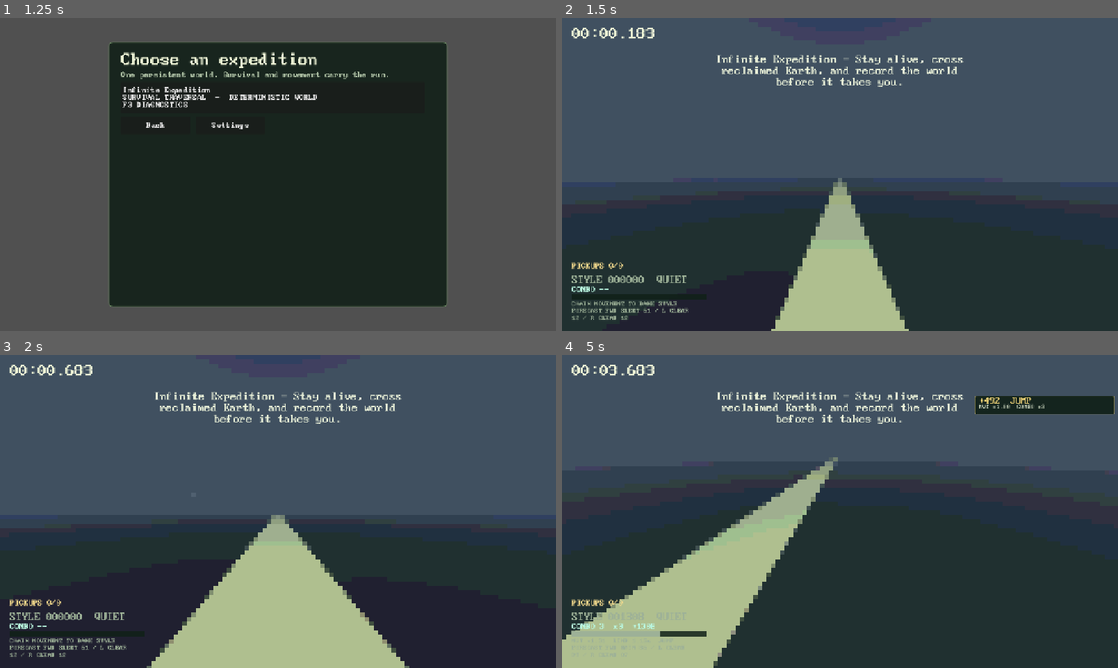
Above: before the commit, frames 1-4 (two rows, left to right).
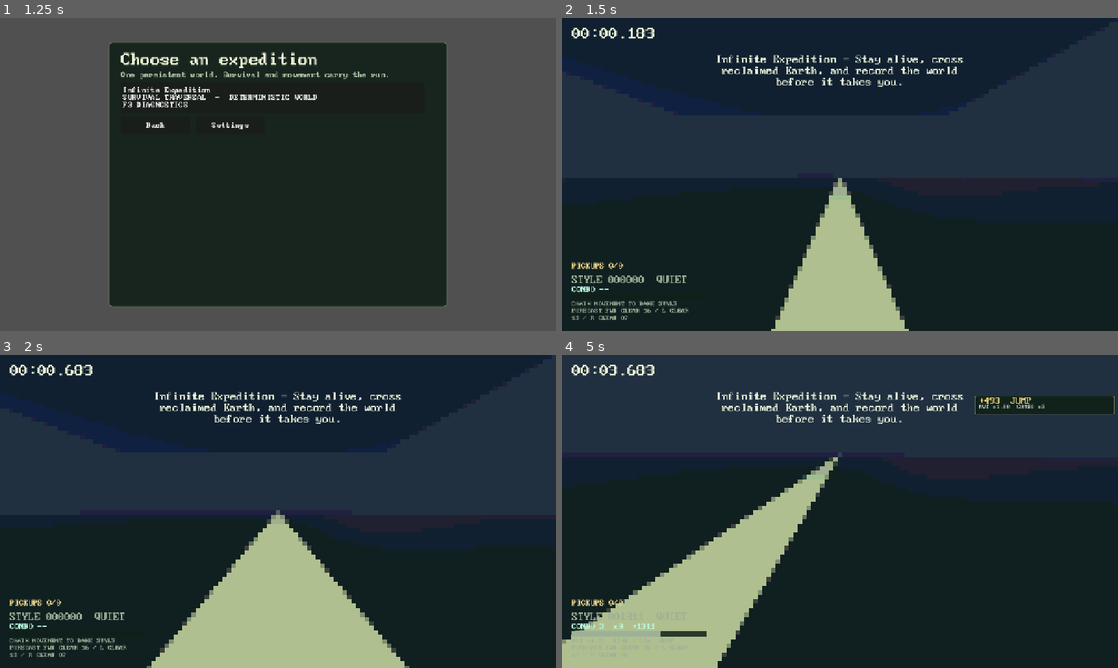
Above: after the commit, the same moments.

Repository: gongahkia/hot-cross-buns
Game: Godot game, scene res://scenes/main.tscn
Two runs of this game, one before a commit and one after it. Both use one fixed random seed, a clock stepped at 60 frames per second and the inputs below.
Inputs (mouse positions are in pixels of both pictures, inside the frame that each line leads up to):
- Up to frame 1 (1.25 s): click "Choose a journey" at 0.5 s
- Up to frame 2 (1.5 s): click "Infinite Expedition SURVIVAL …" at 1.25 s
- Up to frame 3 (2 s): no input
- Up to frame 4 (5 s): tap Enter at 2 s; move the mouse to (867, 511) at 2.02 s; hold W (move_forward) from 2.03 s (still down); tap 7 (build_platform) at 2.1 s; click (867, 511) at 2.17 s; tap Space (jump) at 2.27, 3.02, 4.52 s; move the mouse to (812, 511) at 2.77 s; tap 6 (build_shelter) at 2.85 s; move the mouse to (851, 505) at 3.52 s; tap 2 (collect_water) at 3.6 s; move the mouse to (834, 517) at 4.27 s; tap 1 (consume_food) at 4.35 s; click (834, 517) at 4.42 s

Frame 1 is identical in both runs. In frame 2, 63% of the frame differs, in the area x 0-100%, y 0-97%; in frame 3, 56%; in frame 4, 51%.

Commit message:
brouthgithome

Diff:
--- a/scripts/world_megastructure_generator.gd
+++ b/scripts/world_megastructure_generator.gd
@@ -7,7 +7,7 @@
 const ROUTE_VALIDATOR := preload("res://scripts/world_megastructure_route_validator.gd")
 
 const MEGACELL_SIZE := 4096
-const DESCRIPTOR_SCHEMA_VERSION := 11
+const DESCRIPTOR_SCHEMA_VERSION := 12
 const ARCHETYPE_ID := "ruined_transcontinental_spine"
 const ARCHETYPE_VERSION := 1
 const GENERATOR_SCHEMA_VERSION := GENERATION_IDENTITY.GENERATOR_SCHEMA_VERSION
@@ -65,11 +65,6 @@
 	var survival_opportunities := _survival_opportunities(survival_detour, hydrology)
 	var descriptor := {
 		"archetype": {"id": ARCHETYPE_ID, "version": ARCHETYPE_VERSION},
-		"construction_elements": construction_elements,
-		"damage": damage,
-		"ecology": ecology,
-		"epochs": epochs,
-		"hydrology": hydrology,
 		"entry": {
 			"approach_anchor": _point(approach),
 			"entry_id": route_prefix + ":entry",
@@ -100,10 +95,29 @@
 			"structure_id": str(identity.structure_id),
 			"type": "sector",
 		}],
-		"survival_opportunities": survival_opportunities,
 		"type": "megastructure",
 		"world_bounds": opening_bounds,
 	}
+	var route_validation_stages: Array = []
+	var previous_stage := descriptor.duplicate(true)
+	descriptor["epochs"] = epochs
+	route_validation_stages.append(_route_validation_stage("construction_epochs", previous_stage, descriptor))
+	previous_stage = descriptor.duplicate(true)
+	descriptor["construction_elements"] = construction_elements
+	route_validation_stages.append(_route_validation_stage("construction_elements", previous_stage, descriptor))
+	previous_stage = descriptor.duplicate(true)
+	descriptor["damage"] = damage
+	route_validation_stages.append(_route_validation_stage("constrained_damage", previous_stage, descriptor))
+	previous_stage = descriptor.duplicate(true)
+	descriptor["hydrology"] = hydrology
+	route_validation_stages.append(_route_validation_stage("infrastructure_hydrology", previous_stage, descriptor))
+	previous_stage = descriptor.duplicate(true)
+	descriptor["ecology"] = ecology
+	route_validation_stages.append(_route_validation_stage("ecological_reclamation", previous_stage, descriptor))
+	previous_stage = descriptor.duplicate(true)
+	descriptor["survival_opportunities"] = survival_opportunities
+	route_validation_stages.append(_route_validation_stage("utility_survival", previous_stage, descriptor))
+	descriptor["route_validation_stages"] = route_validation_stages
 	descriptor["canonical_hash"] = HASH.canonical_hash(descriptor)
 	assert(bool(ROUTE_VALIDATOR.validate_baseline_entry(descriptor).get("valid", false)), "generated megastructure baseline entry route is invalid")
 	assert(bool(ROUTE_VALIDATOR.validate_expressive_route(descriptor).get("valid", false)), "generated megastructure expressive route is invalid")
@@ -114,7 +128,13 @@
 	assert(bool(ROUTE_VALIDATOR.validate_hydrology_constraints(descriptor).get("valid", false)), "generated megastructure hydrology constraints are invalid")
 	assert(bool(ROUTE_VALIDATOR.validate_ecology_constraints(descriptor).get("valid", false)), "generated megastructure ecology constraints are invalid")
 	assert(bool(ROUTE_VALIDATOR.validate_survival_opportunities(descriptor).get("valid", false)), "generated megastructure survival opportunities are invalid")
+	assert(bool(ROUTE_VALIDATOR.validate_transformation_stages(descriptor).get("valid", false)), "generated megastructure transformation stages are invalid")
 	return descriptor
+
+func _route_validation_stage(stage_id: String, before: Dictionary, after: Dictionary) -> Dictionary:
+	var validation := ROUTE_VALIDATOR.validate_transformation_stage(before, after, stage_id)
+	assert(bool(validation.get("valid", false)), "megastructure mandatory route changed during " + stage_id)
+	return {"checks":ROUTE_VALIDATOR.TRANSFORMATION_STAGE_CHECKS.duplicate(),"mandatory_route_hash":ROUTE_VALIDATOR.mandatory_route_hash(after),"stage_id":stage_id,"type":"route_validation_stage","validation_schema":ROUTE_VALIDATOR.TRANSFORMATION_STAGE_SCHEMA}
 
 func _construction_epochs() -> Array:
 	return [
--- a/scripts/world_megastructure_generator_test.gd
+++ b/scripts/world_megastructure_generator_test.gd
@@ -6,11 +6,11 @@
 const SEED := 20260731
 const CELLS := [Vector3i(-2, 0, 1), Vector3i(-1, 0, -3), Vector3i(0, 0, 0), Vector3i(4, 0, -2), Vector3i(7, 0, 5)]
 const EXPECTED_HASHES := {
-	"-2:0:1": "0bfe592e128e18a3f8d5eeb095f60b1536b26c133400d4adef6df07571683ba9",
-	"-1:0:-3": "1712e852a59ea3c8992f3d37727e815d9ad6d0eb31b362ac40e0070cad2092cb",
-	"0:0:0": "3527197bb9c7bbddfe91c69ec6bb6423763d8440e8fc4aacb25f5c69d6da4d81",
-	"4:0:-2": "37512e9fb3163fa1c460e11ce5e22e08555036610dcfa8a9a3a8e5ff065061a1",
-	"7:0:5": "ab9c1a1983ad7c5331b0a30aa929ecc55992caa9773debadb6b59a42d2d12039",
+	"-2:0:1": "78b46d2bf4fb8f0b5887980d426675fbc17b639793acf78ad658fcd9bcce796f",
+	"-1:0:-3": "e25a3dbc34bd347bbf35f68246d3a7d516611cf983ebcc13f6e87739c6ceaf3a",
+	"0:0:0": "9ea265eca3f4679cd686eb3427db7a649adc919b1806bf08c3e338544ba940ad",
+	"4:0:-2": "b9dc557f58c820e6bdbe495accaac11553cbf565d68c042276bf06a5e90ba905",
+	"7:0:5": "85e35ddf562582804b732eb9c2c3affec2c90419a12a33a4237c1caba867e87a",
 }
 var failed := false
 
@@ -47,13 +47,14 @@
 	var routes: Array = descriptor.get("routes", [])
 	var reveals: Array = descriptor.get("reveals", [])
 	var interior: Dictionary = descriptor.get("interior", {})
-	_expect(str(descriptor.type) == "megastructure" and str(ide …(104 unchanged characters)… identity.descriptor_schema_version) == 11 and str(identity.generator_schema_versi …(200 unchanged characters)…
+	_expect(str(descriptor.type) == "megastructure" and str(ide …(104 unchanged characters)… identity.descriptor_schema_version) == 12 and str(identity.generator_schema_versi …(200 unchanged characters)…
 	_assert_epochs(descriptor.get("epochs", []))
 	_assert_construction_elements(descriptor.get("construction_elements", []))
 	_assert_damage(descriptor.get("damage", []))
 	_assert_hydrology(descriptor.get("hydrology", []))
 	_assert_ecology(descriptor.get("ecology", []))
 	_assert_survival_opportunities(descriptor.get("survival_opportunities", []))
+	_assert_route_validation_stages(descriptor.get("route_validation_stages", []))
 	_expect(str(interior.terrain_mode) == "flat_enclosed_floor" and int(interior.floor_y) == 24 and int(interior.ceiling_y) == 100, "interior floor contract drifted")
 	_expect(str(entry.entry_type) == "elevated_spine_underpass" and (entry.approach_anchor as Array).size() == 3 and (entr …(341 unchanged characters)…
 	_expect(routes.size() == 3 and _route_exists(routes, "baseline", "walk", true) and _route_exists(routes, "expressive", "grapple", false) and _route_exists(routes, "survival", "walk", false) and str(routes[0].sector_id).ends_with(":sector"), "opening route descriptor contract drifted")
@@ -131,6 +132,14 @@
 	var opportunity: Dictionary = opportunities[0]
 	_expect(str(opportunity.get("type", "")) == "survival_opportunity" and str(opportunity.get("opportunity_type", "")) == …(375 unchanged characters)…
 
+func _assert_route_validation_stages(stages: Array) -> void:
+	var stage_ids: Array = []
+	for stage: Dictionary in stages:
+		stage_ids.append(str(stage.get("stage_id", "")))
+	_expect(stage_ids == ["construction_epochs", "construction_elements", "constrained_damage", "infrastructure_hydrology", "ecological_reclamation", "utility_survival"], "route validation stage order drifted")
+	for stage: Dictionary in stages:
+		_expect(str(stage.get("type", "")) == "route_validation_stage" and stage.get("checks", []) == ["mandatory_route_preservation"] and not str(stage.get("mandatory_route_hash", "")).is_empty(), "route validation stage contract drifted")
+
 func _expect(condition: bool, message: String) -> void:
 	if condition:
 		return
--- a/scripts/world_megastructure_route_validator.gd
+++ b/scripts/world_megastructure_route_validator.gd
@@ -2,6 +2,7 @@
 extends RefCounted
 
 const PLAYER := preload("res://scripts/player.gd")
+const HASH := preload("res://scripts/world_megastructure_hash.gd")
 
 const SCHEMA := "megastructure-route-envelope/v2"
 const BASELINE_ENTRY_SCHEMA := "megastructure-baseline-entry-validation/v1"
@@ -13,6 +14,9 @@
 const HYDROLOGY_CONSTRAINT_SCHEMA := "megastructure-hydrology-constraint-validation/v1"
 const ECOLOGY_CONSTRAINT_SCHEMA := "megastructure-ecology-constraint-validation/v1"
 const SURVIVAL_OPPORTUNITY_SCHEMA := "megastructure-survival-opportunity-validation/v1"
+const TRANSFORMATION_STAGE_SCHEMA := "megastructure-transformation-stage-validation/v1"
+const TRANSFORMATION_STAGE_IDS := ["construction_epochs", "construction_elements", "constrained_damage", "infrastructure_hydrology", "ecological_reclamation", "utility_survival"]
+const TRANSFORMATION_STAGE_CHECKS := ["mandatory_route_preservation"]
 const GRAPPLE_ANCHOR_HEIGHT := 12
 const RECOVERY_HORIZONTAL_CLEARANCE := 2.0
 const RECOVERY_HEADROOM := 2.0
@@ -218,6 +222,40 @@
 		issues.append("visibility_invalid_after_damage")
 	return _preservation_result(issues)
 
+static func mandatory_route_contract(descriptor: Dictionary) -> Dictionary:
+	var entry: Dictionary = descriptor.get("entry", {})
+	var required_route_ids: Array = entry.get("required_route_ids", [])
+	var routes: Array = []
+	for route_id_value: Variant in required_route_ids:
+		var route := _route_by_id(descriptor.get("routes", []), str(route_id_value))
+		routes.append({"end_anchor":route.get("end_anchor", []),"mandatory":bool(route.get("mandatory", false)),"movement_mode":str(route.get("movement_mode", "")),"route_id":str(route.get("route_id", "")),"start_anchor":route.get("start_anchor", []),"waypoints":route.get("waypoints", [])})
+	return {"required_route_ids":required_route_ids.duplicate(true),"routes":routes}
+
+static func mandatory_route_hash(descriptor: Dictionary) -> String:
+	return HASH.canonical_hash(mandatory_route_contract(descriptor))
+
+static func validate_transformation_stage(before: Dictionary, after: Dictionary, stage_id: String) -> Dictionary:
+	var issues: Array = []
+	if stage_id not in TRANSFORMATION_STAGE_IDS:
+		issues.append("transformation_stage_id_invalid")
+	if not bool(validate_route_preservation(before, after).get("valid", false)):
+		issues.append("transformation_stage_mandatory_route_changed")
+	return _transformation_stage_result(stage_id, issues)
+
+static func validate_transformation_stages(descriptor: Dictionary) -> Dictionary:
+	var issues: Array = []
+	var stages: Array = descriptor.get("route_validation_stages", [])
+	var mandatory_hash := mandatory_route_hash(descriptor)
+	if stages.size() != TRANSFORMATION_STAGE_IDS.size():
+		issues.append("transformation_stage_count_invalid")
+	for index in range(mini(stages.size(), TRANSFORMATION_STAGE_IDS.size())):
+		var stage: Dictionary = stages[index]
+		if str(stage.get("type", "")) != "route_validation_stage" or str(stage.get("stage_id", "")) != str(TRANSFORMATION_STAGE_IDS[index]) or stage.get("checks", []) != TRANSFORMATION_STAGE_CHECKS or str(stage.get("validation_schema", "")) != TRANSFORMATION_STAGE_SCHEMA:
+			issues.append("transformation_stage_contract_invalid")
+		if str(stage.get("mandatory_route_hash", "")) != mandatory_hash:
+			issues.append("transformation_stage_route_hash_invalid")
+	return _transformation_stages_result(issues)
+
 static func validate_damage_constraints(descriptor: Dictionary) -> Dictionary:
 	var issues: Array = []
 	var elements := {}
@@ -459,3 +497,9 @@
 
 static func _survival_result(issues: Array) -> Dictionary:
 	return {"issues":issues,"schema":SURVIVAL_OPPORTUNITY_SCHEMA,"valid":issues.is_empty()}
+
+static func _transformation_stage_result(stage_id: String, issues: Array) -> Dictionary:
+	return {"issues":issues,"schema":TRANSFORMATION_STAGE_SCHEMA,"stage_id":stage_id,"valid":issues.is_empty()}
+
+static func _transformation_stages_result(issues: Array) -> Dictionary:
+	return {"issues":issues,"schema":TRANSFORMATION_STAGE_SCHEMA,"valid":issues.is_empty()}
--- a/scripts/world_megastructure_route_validator_test.gd
+++ b/scripts/world_megastructure_route_validator_test.gd
@@ -23,6 +23,7 @@
 	_assert_hydrology_constraint_validation()
 	_assert_ecology_constraint_validation()
 	_assert_survival_opportunity_validation()
+	_assert_transformation_stage_validation()
 	var copy := VALIDATOR.envelope("jump")
 	copy["max_horizontal"] = 999.0
 	_expect(float(VALIDATOR.envelope("jump").get("max_horizontal", 0.0)) == 6.0 and VALIDATOR.envelope("missing").is_empty(), "route envelope isolation drifted")
@@ -193,6 +194,18 @@
 	(wrong_warmth.survival_opportunities[0] as Dictionary)["warmth_recovery_basis_points"] = 0
 	_expect("survival_opportunity_source_invalid" in VALIDATOR.validate_survival_opportunities(wrong_warmth).get("issues", []), "survival opportunity disconnected from route recovery was accepted")
 
+func _assert_transformation_stage_validation() -> void:
+	var source := GENERATOR.new(20260731).generate(Vector3i.ZERO)
+	var valid := VALIDATOR.validate_transformation_stages(source)
+	_expect(str(valid.get("schema", "")) == VALIDATOR.TRANSFORMATION_STAGE_SCHEMA and bool(valid.get("valid", false)), "generated transformation stages are invalid")
+	var changed_route := source.duplicate(true)
+	(changed_route.routes[0] as Dictionary)["end_anchor"] = [0, 24, 0]
+	var stage := VALIDATOR.validate_transformation_stage(source, changed_route, "constrained_damage")
+	_expect("transformation_stage_mandatory_route_changed" in stage.get("issues", []), "stage route mutation was accepted")
+	var changed_record := source.duplicate(true)
+	(changed_record.route_validation_stages[0] as Dictionary)["mandatory_route_hash"] = "invalid"
+	_expect("transformation_stage_route_hash_invalid" in VALIDATOR.validate_transformation_stages(changed_record).get("issues", []), "invalid stage route hash was accepted")
+
 func _expect(condition: bool, message: String) -> void:
 	if condition:
 		return
Not shown, changed: TODO_MEGASTRUCTURE.md
Not shown, changed: docs/megastructure-construction-history.md
Not shown, changed: docs/megastructure-descriptor-contract.md
